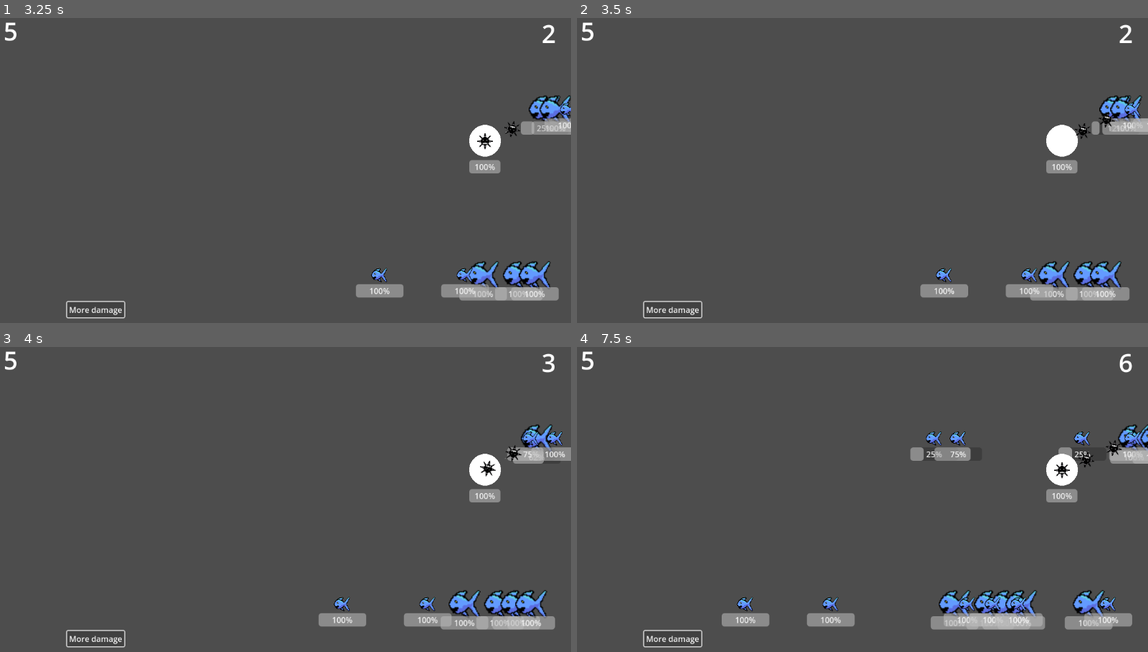
Above: before the commit, frames 1-4 (two rows, left to right).
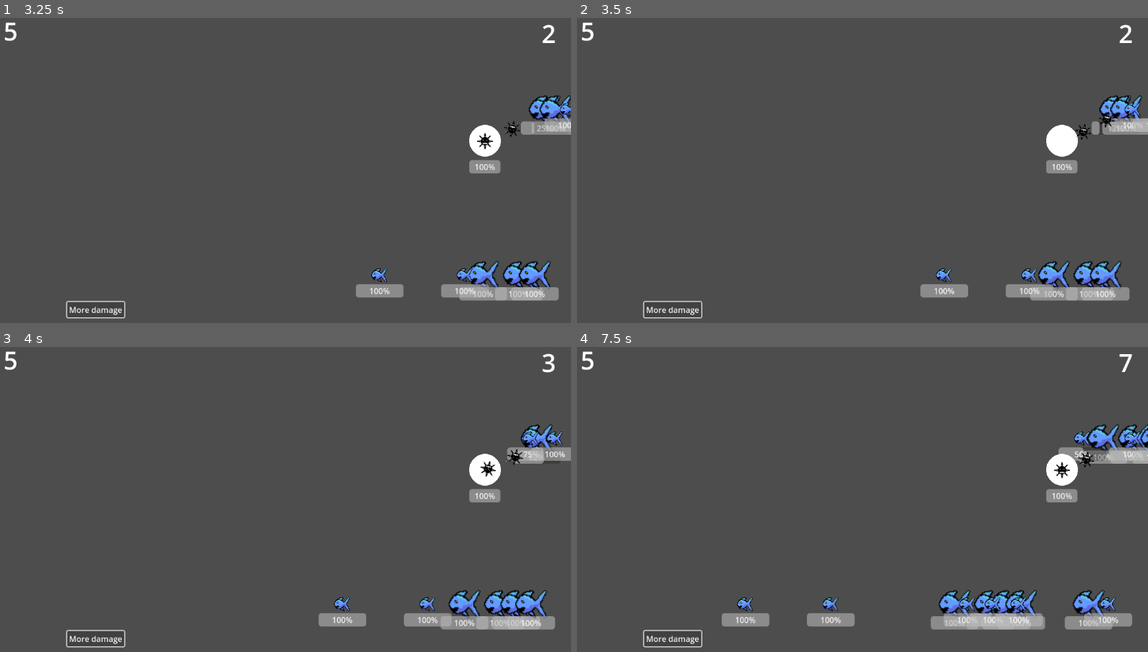
Above: after the commit, the same moments.

Repository: macmist/godot-game
Game: Godot game, scene res://Assets/Scenes/main.tscn
Same seed, same stepped clock (60 frames per second), same inputs: the game is played once before the commit and once after it.
Inputs:
- Up to frame 1 (3.25 s): click "More damage" at 0.5 s; click "More damage" at 1.25 s; click "More damage" at 2 s
- Up to frame 2 (3.5 s): no input
- Up to frame 3 (4 s): no input
- Up to frame 4 (7.5 s): no input

Frame 1 is identical in both runs. In frame 2, less than 0.1% of the frame differs, in the area x 87-90%, y 34-40%; in frame 3, 0.1%; in frame 4, 1.3%, in the area x 58-98%, y 2-39%.

Commit message:
fix: used absolute value to calculate the fastest fish

Diff:
--- a/Assets/Scripts/Strategies/Target/fastest_enemy_strategy.gd
+++ b/Assets/Scripts/Strategies/Target/fastest_enemy_strategy.gd
@@ -8,7 +8,8 @@
 	var fastest: float = -INF
 	var enemy = null
 	for fish in enemy_array:
-		if fish.speed > fastest:
-			fastest = fish.speed
+
+		if abs(fish.speed) > fastest:
+			fastest = abs(fish.speed)
 			enemy = fish
 	return enemy
